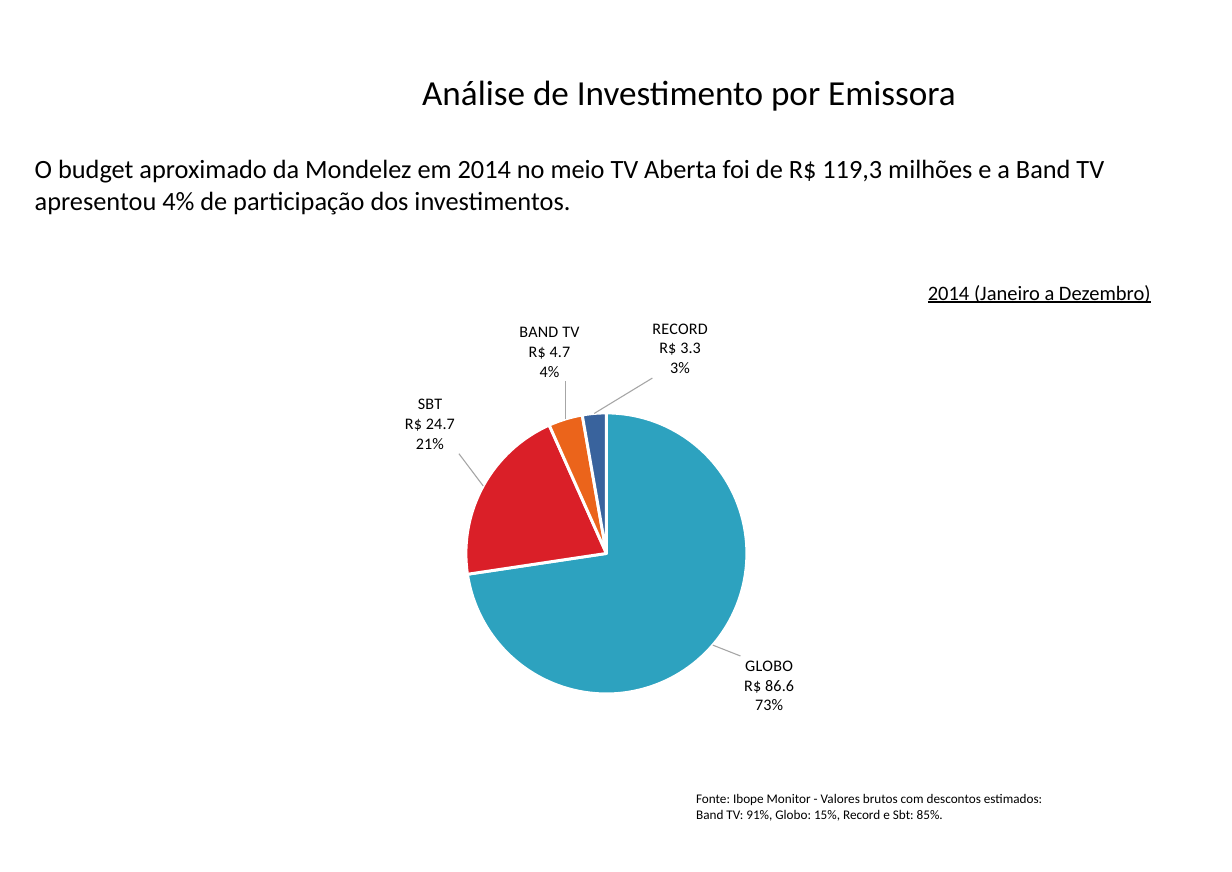
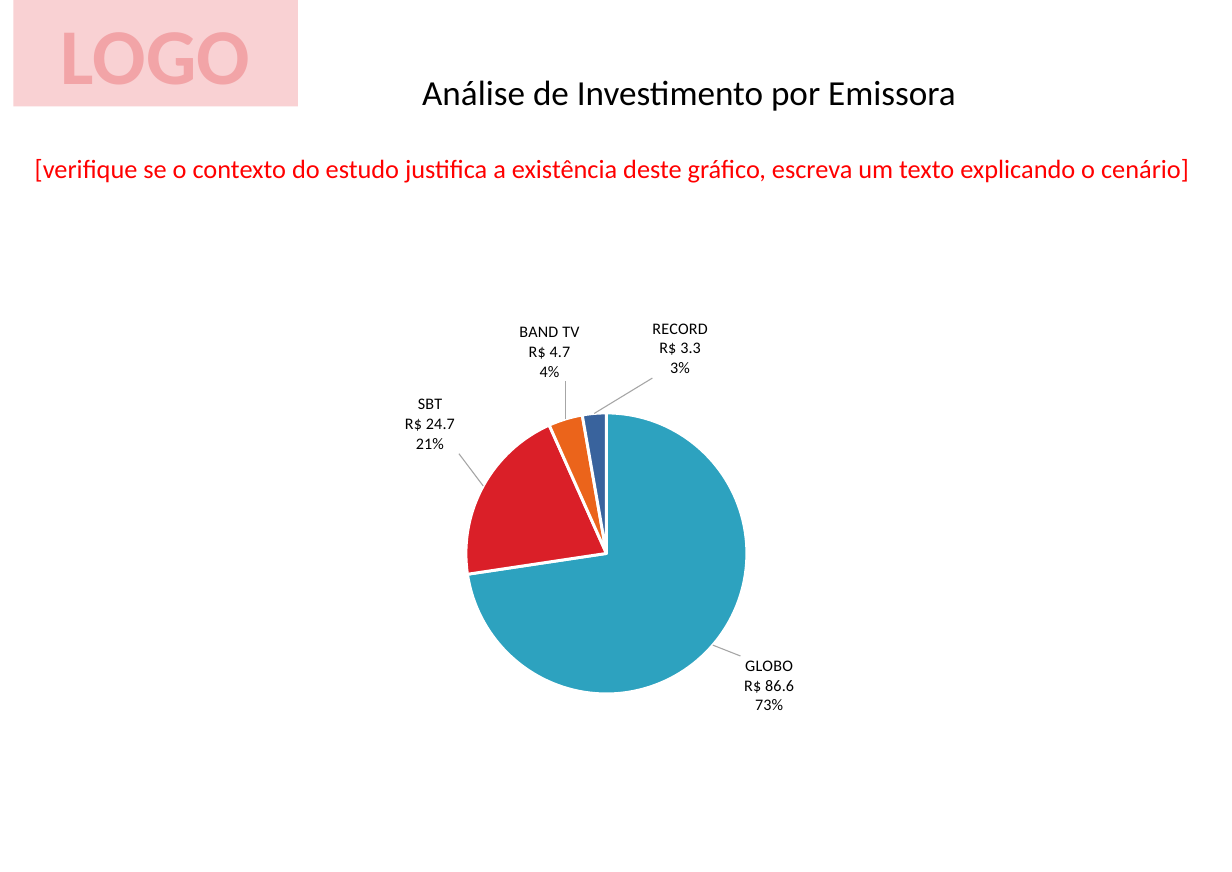
Before and after one commit to filiperp/b-im, a slide deck: slide 4 of html/estudo/docs/mondelez.pptx. Drawn at 1232x872 pixels with LibreOffice and Linux fonts; fonts in the diff are those of the drawing; background and template pictures are left out. Boxes give left, top, right and bottom in pixels: in the first picture for what was removed or moved away, otherwise in the second. Text is boxed around its words. In the diff, an @@ line names an element or a change of style, - is before the commit and + after.

```diff
--- a/html/estudo/docs/mondelez.pptx
+++ b/html/estudo/docs/mondelez.pptx
@@ rectangle added at (x1=14, y1=0, x2=298, y2=106), fill #F9D1D3, 54 pt, text #F2A4A7, bold @@
+LOGO
@@ text at (x1=35, y1=159, x2=1189, y2=183): text changed; text colour #000000 to #FF0000 @@
-O budget aproximado da Mondelez em 2014 no meio TV Aberta foi de R$ 119,3 milhões e a Band TV apresentou 4% de participação dos investimentos.
+[verifique se o contexto do estudo justifica a existência deste gráfico, escreva um texto explicando o cenário]
@@ text removed at (x1=928, y1=285, x2=1151, y2=303) @@
-2014 (Janeiro a Dezembro)
@@ text removed at (x1=696, y1=794, x2=1042, y2=821) @@
-Fonte: Ibope Monitor - Valores brutos com descontos estimados:
-Band TV: 91%, Globo: 15%, Record e Sbt: 85%.
```
Also in this commit, not shown: 6 other slides changed, 3 slides added, 2 slides removed, 11 other files.
